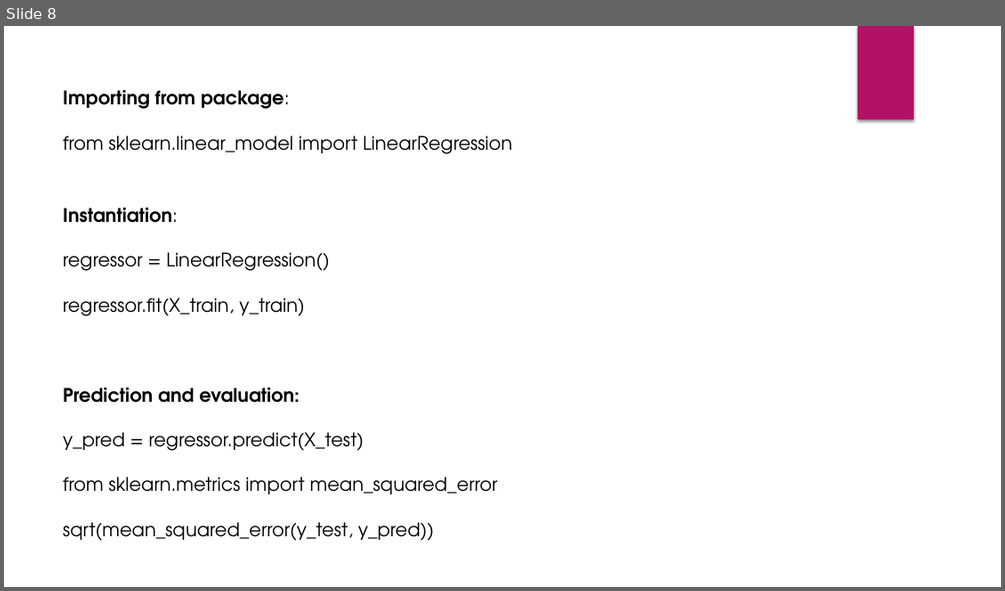
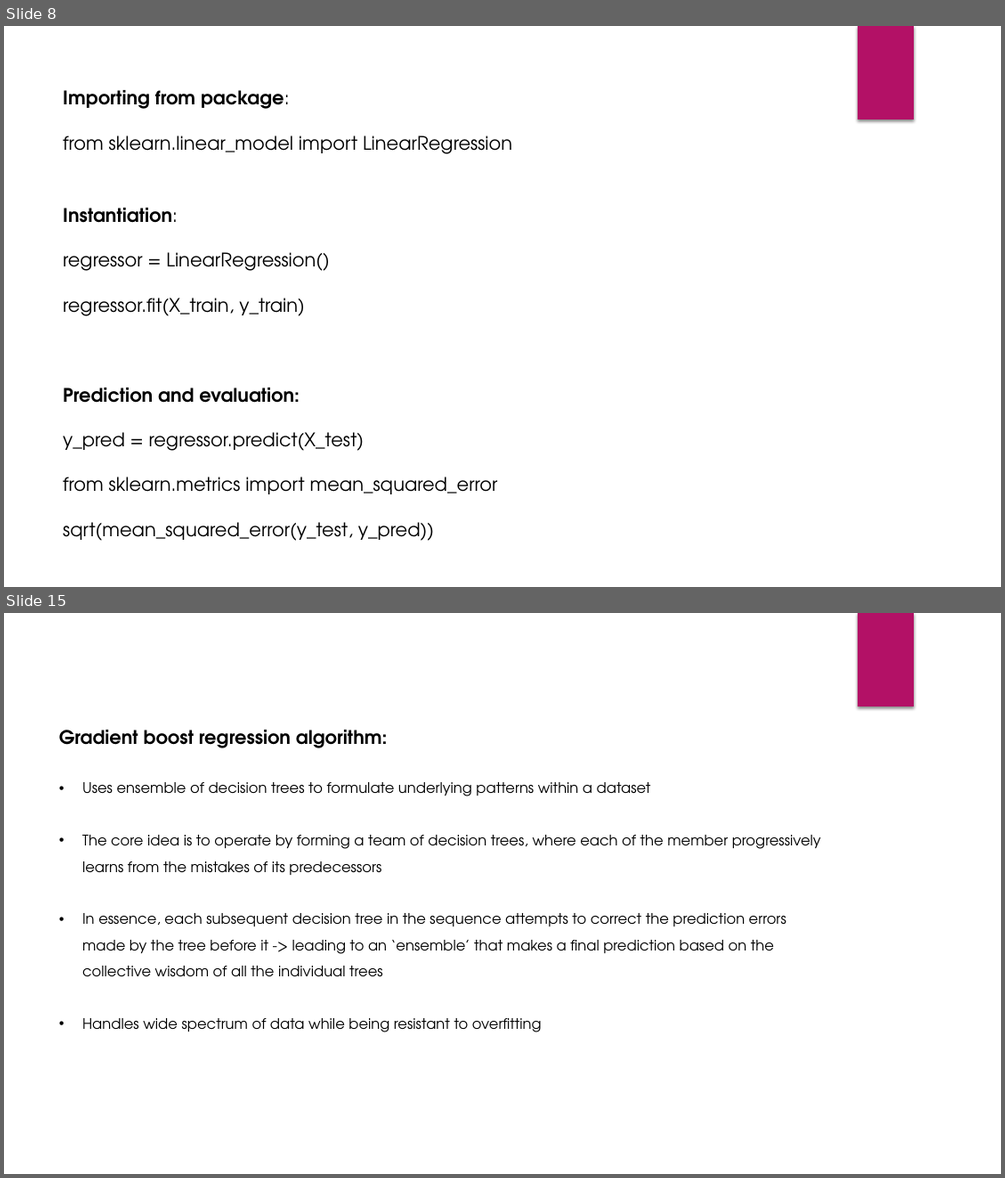
Before and after one commit to Siddhartha0205/ML_Algorithms, a slide deck: 1_Linear_Regression/Linear_Regression.pptx. Shown one above the other, each under a label of ours: slide 8 before the commit, slides 8 and 15 after it; the slides between them are not shown. The pictures are 1005x591 and 1005x1178 pixels, drawn with LibreOffice and Linux fonts; fonts in the diff are those of the drawing. Boxes give left, top, right and bottom in pixels: in the first picture for what was removed or moved away, otherwise in the second. Text is boxed around its words. In the diff, an @@ line names an element or a change of style, - is before the commit and + after.

Commit message:
Issue -5: Logistic Regression
Material related to Logistic Regression is added and changes updated in Linear Regression

```diff
--- a/1_Linear_Regression/Linear_Regression.pptx
+++ b/1_Linear_Regression/Linear_Regression.pptx
@@ slide 15 added at (4,613,1001,1174), background #FFFFFF; not listed: 1 template element that a slide beside it also shows @@
@@ text added at (59,730,821,1032), 14 pt, text #000000 @@
+Gradient boost regression algorithm:
+• Uses ensemble of decision trees to formulate underlying patterns within a dataset
+• The core idea is to operate by forming a team of decision trees, where each of the member progressively learns from the mistakes of its predecessors
+• In essence, each subsequent decision tree in the sequence attempts to correct the prediction errors made by the tree before it -> leading to an ‘ensemble’ that makes a final prediction based on the collective wisdom of all the individual trees
+• Handles wide spectrum of data while being resistant to overfitting
```
Also in this commit, not shown: 7 other slides added, 1 slide removed, 3 other files.
